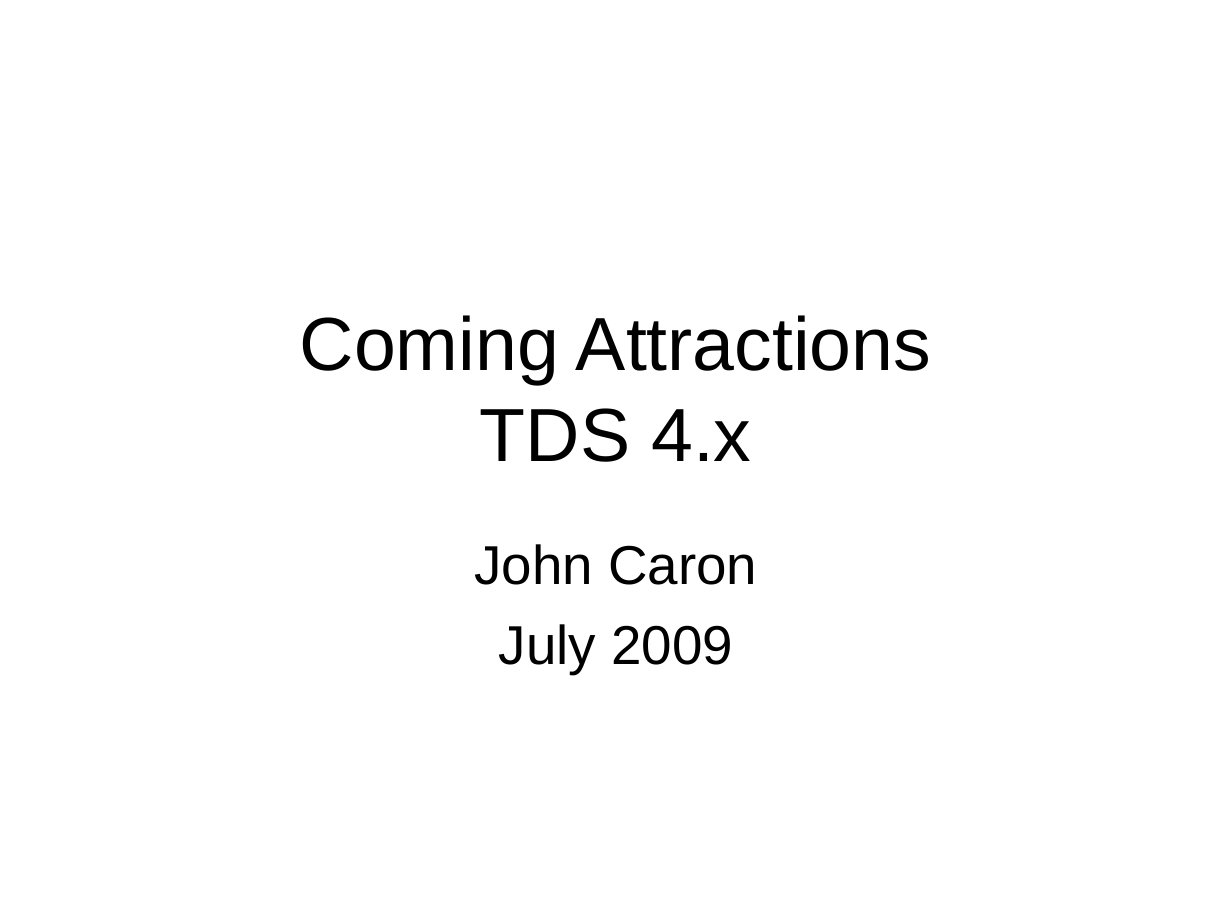
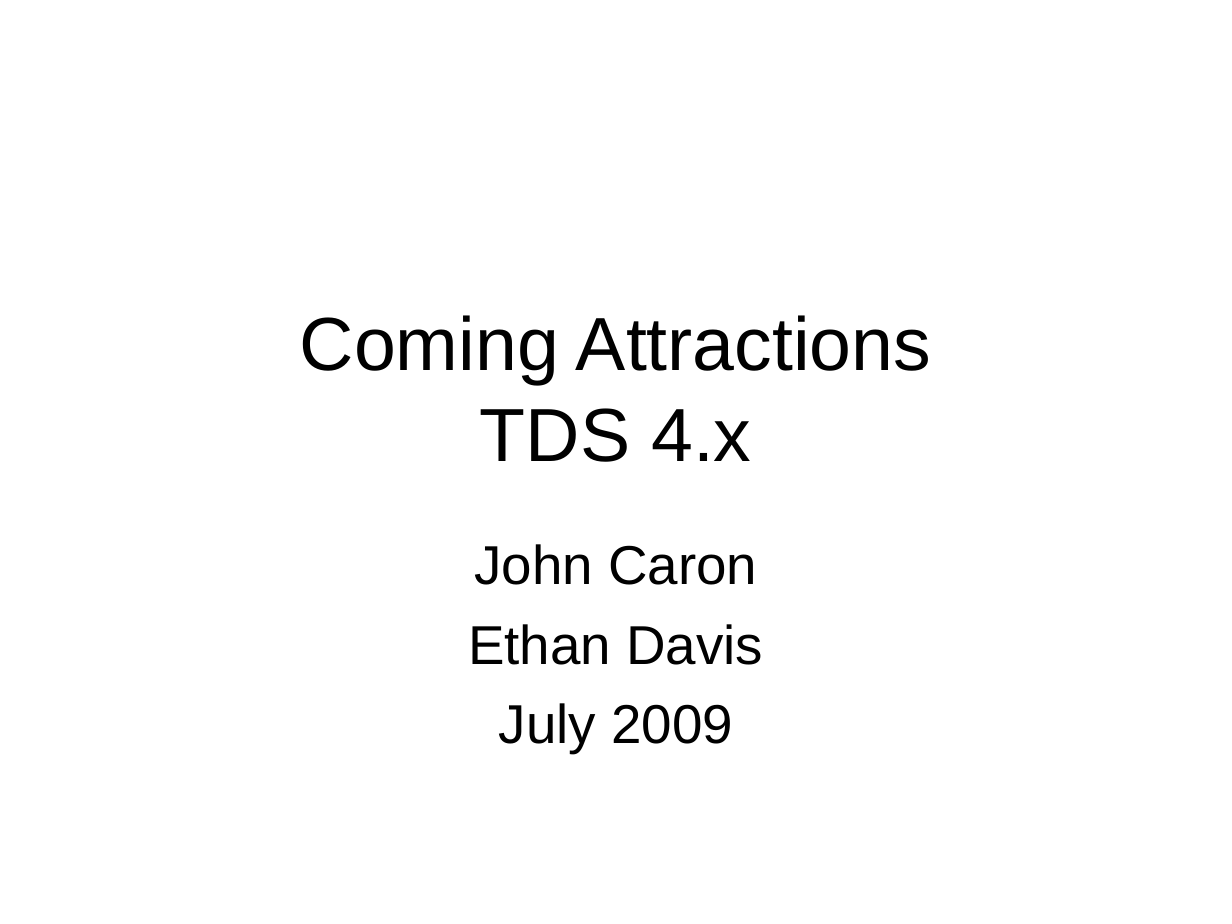
Before and after one commit to ooici-eoi/THREDDS, a slide deck: slide 1 of docs/web/thredds/tech/tutorial/TDS4.ppt. Drawn at 1232x924 pixels with LibreOffice and Linux fonts; fonts in the diff are those of the drawing; background and template pictures are left out. Boxes give left, top, right and bottom in pixels: in the first picture for what was removed or moved away, otherwise in the second. Text is boxed around its words. In the diff, an @@ line names an element or a change of style, - is before the commit and + after.

```diff
--- a/docs/web/thredds/tech/tutorial/TDS4.ppt
+++ b/docs/web/thredds/tech/tutorial/TDS4.ppt
@@ subtitle at (468,624,763,665): paragraph added @@
+Ethan Davis
```
Also in this commit, not shown: 1 other slide changed, 3 slides added, 4 other files.
